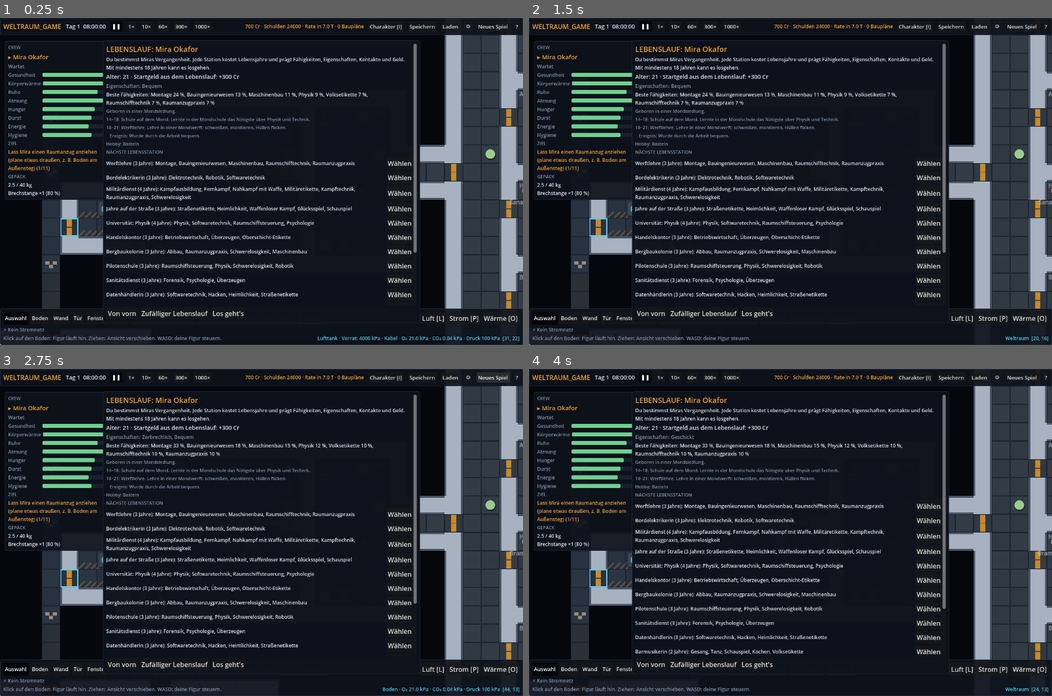
Above: before the commit, frames 1-4 (two rows, left to right).
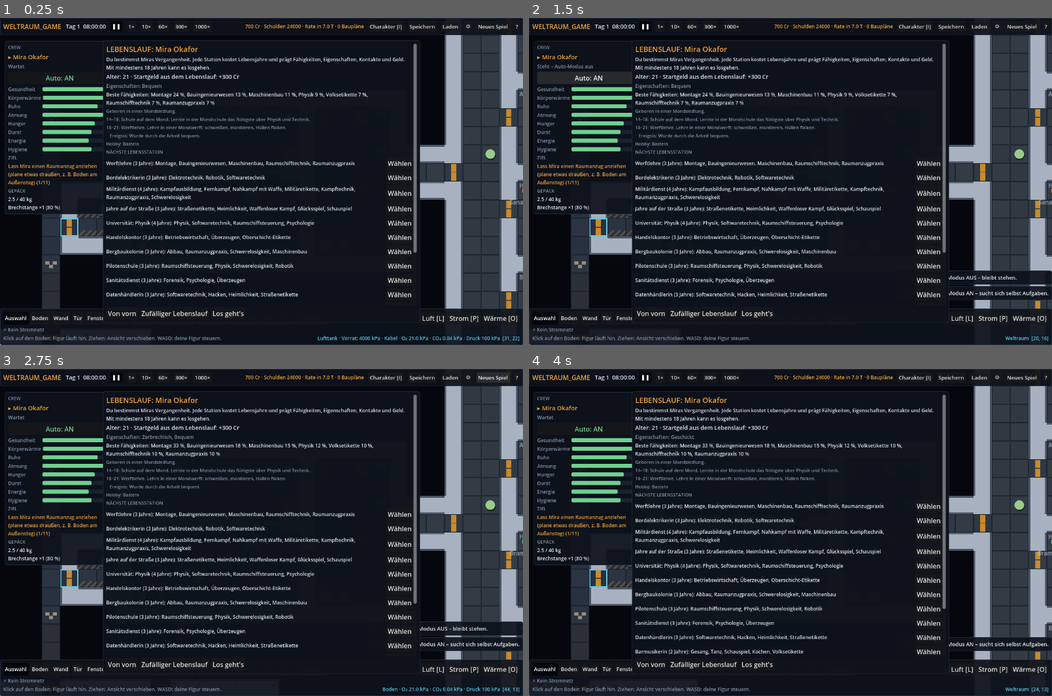
Above: after the commit, the same moments.

Repository: reisicate-lang/Weltraum_Game
Game: Godot game, scene res://scenes/main/main.tscn
The game is run twice, just before and just after one commit, with the same random seed, the same clock (stepped at 60 frames per second) and the same inputs.
Inputs (mouse positions are in pixels of both pictures, inside the frame that each line leads up to):
- Up to frame 1 (0.25 s): no input
- Up to frame 2 (1.5 s): click (586, 76) at 0.5 s, where only the run after the commit has a clickable "Auto: AN"; click (586, 76) at 1.25 s, where only the run after the commit has a clickable "Auto: AUS"
- Up to frame 3 (2.75 s): click "Neues Spiel" at 2 s
- Up to frame 4 (4 s): click "Neues Spiel" at 2.75 s; click "❚❚" at 3.5 s

The runs differ from the first frame. In frame 1, 3.5% of the frame differs, in the area x 0-20%, y 16-60%; in frame 2, 5.0%, in the area x 0-100%, y 14-87%; in frame 3, 4.7%; in frame 4, 4.1%.

Commit message:
Auto-Modus pro Figur: Knopf „Auto: AN/AUS“ und Taste J
- AN (Standard): wie bisher, die Figur wählt selbst den nächsten erreichbaren
  Auftrag, holt Material, läuft hin, arbeitet; dazu Bedürfnisse und Freizeit
- AUS: sofort anhalten; Auftrag über die vorhandene Abbruchlogik freigeben
  (Fortschritt und Material bleiben beim offenen Auftrag, getragene Geräte
  werden abgestellt), Freizeit und Laufweg verwerfen; danach nur noch
  Befehle von Hand und Notfall-Flucht; Warnung bei knappen Bedürfnissen
- Wieder AN: alle offenen Aufträge sofort neu bewerten
- Zustand wird gespeichert
- Neue Testreihe tests/test_auto.gd (24 Prüfungen)

Co-Authored-By: Claude Opus 5.5 <noreply@anthropic.com>
Claude-Session: https://claude.ai/code/session_016MeZ42ePaX5FebxXK7ek77

Diff:
--- a/scenes/main/main.gd
+++ b/scenes/main/main.gd
@@ -209,3 +209,4 @@
 		KEY_E: UIManager.interact()
 		KEY_H: UIManager.toggle_help()
 		KEY_I: UIManager.char_ui.toggle()
+		KEY_J: UIManager.toggle_auto()
--- a/scripts/character/crew_member.gd
+++ b/scripts/character/crew_member.gd
@@ -43,6 +43,8 @@
 var salary := 0                     ## Credits pro Tag (Crew)
 var away_until := 0.0               ## auf der Station unterwegs bis (Spielzeit)
 ## Aufgabenverteilung: welche Arbeiten dieser Charakter übernimmt
+## Auto-Modus: wählt die Figur selbst Aufträge, Bedürfnisse und Freizeit? (Standard: an)
+var auto_mode := true
 var work_prefs := {"build": true, "repair": true, "remove": true, "haul": true, "refill": true, "craft": true, "hack": true, "eva": true}
 var _search_cooldown := 0.0
 var _flee_cooldown := 0.0
@@ -126,6 +128,29 @@
 	g.devices[g.idx(spot)] = dev
 	EventBus.ship_changed.emit()
 	push_out_if_stuck()
+
+## Auto-Modus ein- oder ausschalten.
+## Aus: sofort anhalten. Laufender Auftrag wird über die vorhandene Abbruchlogik
+## freigegeben (bleibt offen, Fortschritt und bezahltes Material bleiben beim Auftrag,
+## getragene Geräte werden abgestellt), Freizeit/Bedürfnis-Gang und Laufweg verworfen.
+## Ein: sofort alle verfügbaren Aufträge neu bewerten.
+func set_auto(on: bool) -> void:
+	if auto_mode == on:
+		return
+	auto_mode = on
+	if not on:
+		release_job()
+		if activity != null and not activity.has("flee"):
+			stop_activity()
+		order = null
+		path.clear()
+		waiting = false
+		task = "Steht – Auto-Modus aus"
+	else:
+		_search_cooldown = 0.0
+		for j in ShipConstructionSystem.jobs.values():
+			if j.claimed_by == -1:
+				j.retry_at = 0.0
 
 func cancel_all() -> void:
 	if job != null:
@@ -376,6 +401,17 @@
 		stop_activity()
 		if _start_flee():
 			return
+	# Auto-Modus aus: nur noch Notfall-Flucht, sonst stehen bleiben und bei Bedarf warnen
+	if not auto_mode:
+		if activity != null and activity.has("flee"):
+			_do_activity(dt)
+			return
+		if activity != null:
+			stop_activity()
+		task = "Steht – Auto-Modus aus"
+		for k in ["food", "water", "sleep", "hygiene"]:
+			_warn("auto-" + k, needs[k] < Config.NEEDS[k].at, "%s: %s – der Auto-Modus ist aus." % [display_name, Config.NEEDS[k].name], needs[k] >= Config.NEEDS[k].at)
+		return
 	# 3) Tätigkeit (Freizeit wird für Arbeit unterbrochen)
 	if activity != null and activity.get("kind", "") in ["study", "hobby", "trainer"] and _has_open_job():
 		stop_activity()
@@ -910,7 +946,7 @@
 		"is_player": is_player, "items": inv.to_data(), "suit": suit,
 		"skills": skills, "traits": traits, "hobbies": hobbies, "stress": stress, "age": age, "history": history,
 		"contacts": contacts, "enemies": enemies, "salary": salary, "work_prefs": work_prefs, "last_trained": last_trained,
-		"careers": get_meta("careers", []), "body_temp": body_temp, "relations": relations}
+		"careers": get_meta("careers", []), "body_temp": body_temp, "relations": relations, "auto": auto_mode}
 
 static func from_data(d: Dictionary) -> CrewMember:
 	var c := CrewMember.new(int(d.id), String(d.name), Color.html(String(d.color)), Vector2i.ZERO)
@@ -937,4 +973,5 @@
 	c.set_meta("careers", d.get("careers", []))
 	c.body_temp = float(d.get("body_temp", 37.0))
 	c.relations = d.get("relations", {})
+	c.auto_mode = bool(d.get("auto", true))
 	return c
--- a/scripts/ui/ui_manager.gd
+++ b/scripts/ui/ui_manager.gd
@@ -20,6 +20,7 @@
 const COL_MUTED := Color(0.51, 0.57, 0.65)
 
 var layer: CanvasLayer
+var auto_button: Button
 ## Rechtsklick-Menü für Objekte (Abbauen, Zerlegen, Zerstören, Einbauen)
 var object_menu: PopupMenu
 var menu_pos := Vector2i(-1, -1)
@@ -165,6 +166,10 @@
 	box.add_child(name_label)
 	task_label = _label("", COL_MUTED, 12)
 	box.add_child(task_label)
+	# Auto-Modus der ausgewählten Figur (Taste J)
+	auto_button = _button("Auto: AN", toggle_auto)
+	auto_button.tooltip_text = "AN: Die Figur wählt selbst Aufträge, isst, schläft und hat Freizeit.\nAUS: Sie bleibt sofort stehen und tut nur, was du befiehlst (Klick, WASD). Taste J."
+	box.add_child(auto_button)
 	for key in [["health", "Gesundheit"], ["warmth", "Körperwärme"], ["stress", "Ruhe"], ["air", "Atmung"], ["food", "Hunger"], ["water", "Durst"], ["sleep", "Energie"], ["hygiene", "Hygiene"], ["suit_o2", "Anzug O₂"], ["suit_bat", "Anzug-Akku"]]:
 		var row := HBoxContainer.new()
 		var l := _label(key[1], COL_MUTED, 12)
@@ -294,7 +299,7 @@
 Rechtsklick auf ein Objekt: Menü (Abbauen, Zerlegen, Zerstören, Einbauen) · auf Figur: Aufgabe abbrechen
 Für Arbeiten im Vakuum holt Mira selbst einen Raumanzug. Die Luftschleuse links
 pumpt die Luft ab, bevor die Außentür aufgeht. Draußen auf dem Steg liegt Mondmüll.
-E: Kiste oder Haufen neben dir durchsuchen
+E: Kiste oder Haufen neben dir durchsuchen · J: Auto-Modus der ausgewählten Figur an/aus
 L / P / O: Luft-, Strom- und Wärme-Ansicht · Mausrad: zoomen · Pfeiltasten: Ansicht
 Leertaste: Pause · 1–4: Geschwindigkeit · Strg+S: speichern
 
@@ -756,6 +761,23 @@
 
 # ---------------- Aktionen ----------------
 
+# ---------------- Auto-Modus ----------------
+
+## Auto-Modus der ausgewählten Figur umschalten
+func toggle_auto() -> void:
+	var c: CrewMember = GameState.selected if GameState.selected != null else CrewSystem.player()
+	if c == null:
+		return
+	c.set_auto(not c.auto_mode)
+	GameState.toast("%s: Auto-Modus %s." % [c.display_name, "AN – sucht sich selbst Aufgaben" if c.auto_mode else "AUS – bleibt stehen"])
+	_refresh_auto(c)
+
+func _refresh_auto(c: CrewMember) -> void:
+	if auto_button == null or c == null:
+		return
+	auto_button.text = "Auto: AN" if c.auto_mode else "Auto: AUS"
+	auto_button.add_theme_color_override("font_color", Color(0.44, 0.81, 0.56) if c.auto_mode else Color(0.9, 0.33, 0.29))
+
 # ---------------- Rechtsklick-Menü ----------------
 
 ## Menü für das Objekt auf Feld p öffnen. false = hier gibt es nichts.
@@ -966,6 +988,7 @@
 	if c != null:
 		name_label.text = ("▸ " if c.is_player else "") + c.display_name
 		task_label.text = c.task + (" · trägt " + c.carrying.data().display_name if c.carrying != null else "")
+		_refresh_auto(c)
 		need_bars.health.value = c.health
 		need_bars.warmth.value = clampf((c.body_temp - 33.0) / 4.0 * 100.0, 0.0, 100.0)
 		need_bars.stress.value = 100.0 - c.stress
--- /dev/null
+++ b/tests/test_auto.gd
@@ -0,0 +1,189 @@
+## Tests für den Auto-Modus einer Figur
+##   godot --headless --path . --script res://tests/test_auto.gd
+extends SceneTree
+
+var ok_count := 0
+var fail_count := 0
+var toasts: Array[String] = []
+var gs
+var ship
+var crew
+var CS
+var R
+var ui
+
+func _check(name: String, ok: bool) -> void:
+	if ok:
+		ok_count += 1
+		print("OK      " + name)
+	else:
+		fail_count += 1
+		print("FEHLER  " + name)
+
+func _run(seconds: float) -> void:
+	for i in int(seconds):
+		gs.step(1.0 / 60.0)
+
+func _fresh():
+	gs.new_game()
+	root.get_node("SalvageSystem").clear()
+	root.get_node("TimeSystem").set_speed(0)
+	var m = crew.player()
+	m.pos = Vector2(ship.spawn_point()) + Vector2(0.5, 0.5)
+	m.needs = {"food": 100.0, "water": 100.0, "sleep": 100.0, "hygiene": 100.0, "air": 100.0}
+	m.stress = 0.0
+	_run(2)
+	return m
+
+func _initialize() -> void:
+	await process_frame
+	await process_frame
+	gs = root.get_node("GameState")
+	ship = root.get_node("ShipSystem")
+	crew = root.get_node("CrewSystem")
+	CS = root.get_node("ShipConstructionSystem")
+	R = root.get_node("RemovalSystem")
+	ui = root.get_node("UIManager")
+	root.get_node("Settings").meteors = false
+	root.get_node("EventBus").toast.connect(func(t, _k): toasts.append(String(t)))
+	var x0: int = (ship.grid.width - 16) / 2
+	var y0: int = (ship.grid.height - 10) / 2
+
+	# 1) Auto an: Aufgabe wählen, hinlaufen, ausführen, nächste suchen
+	var mira = _fresh()
+	var g = ship.grid
+	gs.selected = mira
+	ui._refresh_auto(mira)
+	_check("Standard: Auto an, Knopf zeigt „Auto: AN“", mira.auto_mode and ui.auto_button.text == "Auto: AN")
+	var bed := Vector2i(x0 + 1, y0 + 1)
+	var sink := Vector2i(x0 + 3, y0 + 1)
+	R.order("dismantle", bed)
+	R.order("dismantle", sink)
+	_run(3)
+	var first = mira.job
+	_check("Wählt selbst eine Aufgabe (%s)" % (CS.label(first) if first != null else "-"), first != null and first.claimed_by == mira.id)
+	var start_pos: Vector2 = mira.pos
+	_run(4)
+	_check("Läuft selbstständig zum Ziel (%.1f Felder)" % mira.pos.distance_to(start_pos), mira.pos.distance_to(start_pos) > 1.0)
+	var done := false
+	for k in 60 * 20:
+		gs.step(1.0 / 60.0)
+		if not CS.jobs.has(g.idx(bed)) and not CS.jobs.has(g.idx(sink)):
+			done = true
+			break
+	_check("Führt beide Aufgaben nacheinander aus", done and g.device_at(bed) == null and g.device_at(sink) == null)
+	_run(5)
+	_check("Keine Aufgabe mehr: bleibt stehen (%s)" % mira.task, mira.job == null and mira.path.is_empty())
+
+	# 2) Mitten auf dem Weg ausschalten: sofort stehen bleiben
+	mira = _fresh()
+	g = ship.grid
+	gs.selected = mira
+	var far := Vector2i(x0 + 1, y0 + 1)
+	R.order("dismantle", far)
+	_run(3)
+	_check("Auf dem Weg zum Bett", mira.job != null and not mira.path.is_empty())
+	var job_ref: Dictionary = mira.job
+	ui.toggle_auto()
+	var stop_pos: Vector2 = mira.pos
+	_check("Knopf zeigt „Auto: AUS“", ui.auto_button.text == "Auto: AUS" and not mira.auto_mode)
+	_check("Ziel und Laufweg verworfen", mira.job == null and mira.path.is_empty() and mira.order == null)
+	_check("Auftrag bleibt offen und frei", CS.jobs.has(g.idx(far)) and job_ref.claimed_by == -1)
+	_run(20)
+	_check("Steht still (%.3f Felder bewegt)" % mira.pos.distance_to(stop_pos), mira.pos.distance_to(stop_pos) < 0.01)
+	_check("Beginnt nichts Neues (%s)" % mira.task, mira.job == null and mira.activity == null and mira.task.contains("Auto-Modus aus"))
+
+	# 3) Mitten in der Arbeit ausschalten: keine halbfertige Änderung, nichts doppelt
+	ui.toggle_auto()
+	var worked := false
+	for k in 60 * 10:
+		gs.step(1.0 / 60.0)
+		if mira.job != null and float(mira.job.progress) > 0.3:
+			worked = true
+			break
+	var plates: int = mira.inv.count("plate")
+	ui.toggle_auto()
+	_run(30)
+	_check("Mitten in der Arbeit aus: Bett steht noch, kein Ergebnis", worked and g.device_at(far) != null and mira.inv.count("plate") == plates)
+	_check("… Fortschritt bleibt beim offenen Auftrag (%.2f)" % float(CS.jobs[g.idx(far)].progress), CS.jobs.has(g.idx(far)) and float(CS.jobs[g.idx(far)].progress) > 0.3)
+
+	# 4) Wieder einschalten: Aufgaben neu bewerten (nimmt jetzt die nähere)
+	var near := Vector2i(x0 + 2, y0 + 8)   # Ladestation, nah am Startpunkt
+	R.order("dismantle", near)
+	var d_far: float = mira.pos.distance_to(Vector2(far))
+	var d_near: float = mira.pos.distance_to(Vector2(near))
+	ui.toggle_auto()
+	_run(2)
+	_check("Wieder an: bewertet neu und nimmt die nähere Aufgabe (Ladestation %.1f, Bett %.1f Felder entfernt)" % [d_near, d_far],
+		mira.job != null and CS.pos_of(mira.job) == (near if d_near < d_far else far))
+	for k in 60 * 25:
+		gs.step(1.0 / 60.0)
+		if not CS.jobs.has(g.idx(far)) and not CS.jobs.has(g.idx(near)):
+			break
+	_check("Erledigt danach beide (Ergebnis je einmal)", g.device_at(far) == null and g.device_at(near) == null)
+
+	# 5) Beim Tragen ausschalten: Gerät wird abgestellt, nicht verdoppelt
+	mira = _fresh()
+	g = ship.grid
+	var crates_before := 0
+	for d in g.devices.values():
+		if d.type == "crate":
+			crates_before += 1
+	CS.place_move(Vector2i(x0 + 13, y0 + 8), Vector2i(x0 + 12, y0 + 2))
+	var carried := false
+	for k in 60 * 10:
+		gs.step(1.0 / 60.0)
+		if mira.carrying != null:
+			carried = true
+			break
+	gs.selected = mira
+	ui.toggle_auto()
+	var crates_after := 0
+	for d in g.devices.values():
+		if d.type == "crate":
+			crates_after += 1
+	_check("Tragen abgebrochen: Kiste abgestellt, genau einmal vorhanden", carried and mira.carrying == null and crates_after == crates_before)
+
+	# 6) Aus: Bedürfnisse nicht selbst, aber Warnung; Befehle von Hand gehen weiter
+	mira.needs.food = 10.0
+	toasts.clear()
+	var p0: Vector2 = mira.pos
+	_run(10)
+	_check("Aus + Hunger: geht nicht von selbst essen", mira.activity == null and mira.pos.distance_to(p0) < 0.01)
+	_check("… aber warnt (%s)" % (toasts[-1] if not toasts.is_empty() else "-"), toasts.any(func(t): return "Auto-Modus ist aus" in t))
+	_check("Laufbefehl von Hand geht auch bei Aus", mira.order_move(ship.spawn_point() + Vector2i(1, 0)))
+	_run(5)
+	_check("… und wird ausgeführt", mira.tile() == ship.spawn_point() + Vector2i(1, 0))
+
+	# 7) Notfall: bei fehlender Luft flieht die Figur trotzdem
+	var i: int = g.idx(mira.tile())
+	g.o2[i] = 0.0; g.n2[i] = 0.0; g.co2[i] = 0.0
+	mira.needs.air = 40.0
+	_run(1)
+	_check("Aus + keine Luft: Notfall-Flucht (%s)" % mira.task, mira.activity != null and mira.activity.has("flee"))
+	var flee_from: Vector2 = mira.pos
+	_run(5)
+	_check("… und läuft in sichere Luft (%.1f Felder)" % mira.pos.distance_to(flee_from), mira.pos.distance_to(flee_from) > 0.5)
+
+	# 8) Speichern und Laden behält den Schalter
+	_run(30)
+	var save = root.get_node("SaveSystem")
+	save.save_game(true)
+	gs.new_game()
+	save.load_game(true)
+	_check("Nach dem Laden weiter aus", not crew.player().auto_mode)
+	crew.player().set_auto(true)
+
+	# 9) Keine erreichbare Aufgabe: bleibt stehen
+	mira = _fresh()
+	g = ship.grid
+	var island := Vector2i(2, 2)
+	g.set_tile(island, ShipGrid.Tile.WALL)
+	CS.jobs[g.idx(island)] = {"kind": "destroy", "x": 2, "y": 2, "target": "tile:wall", "tool": "", "progress": 0.0,
+		"claimed_by": -1, "retry_at": 0.0, "paid": true, "need": 1.0, "hit_acc": 0.0}
+	var p1: Vector2 = mira.pos
+	_run(20)
+	_check("Nur unerreichbare Aufgabe: bleibt stehen (%s)" % mira.task, mira.job == null and mira.pos.distance_to(p1) < 0.01)
+
+	print("%d OK, %d Fehler" % [ok_count, fail_count])
+	quit()
Not shown, changed: PLAN.md
